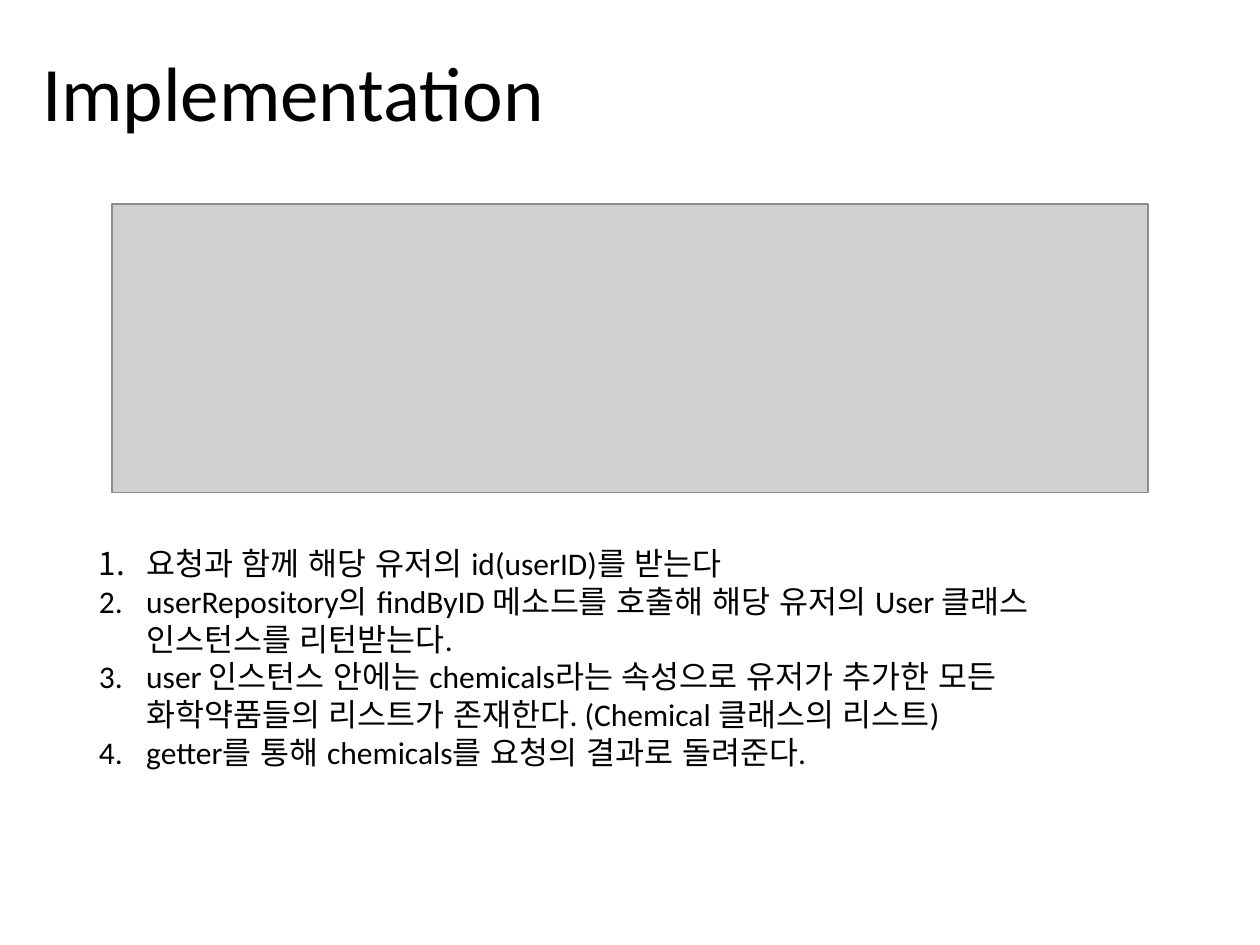
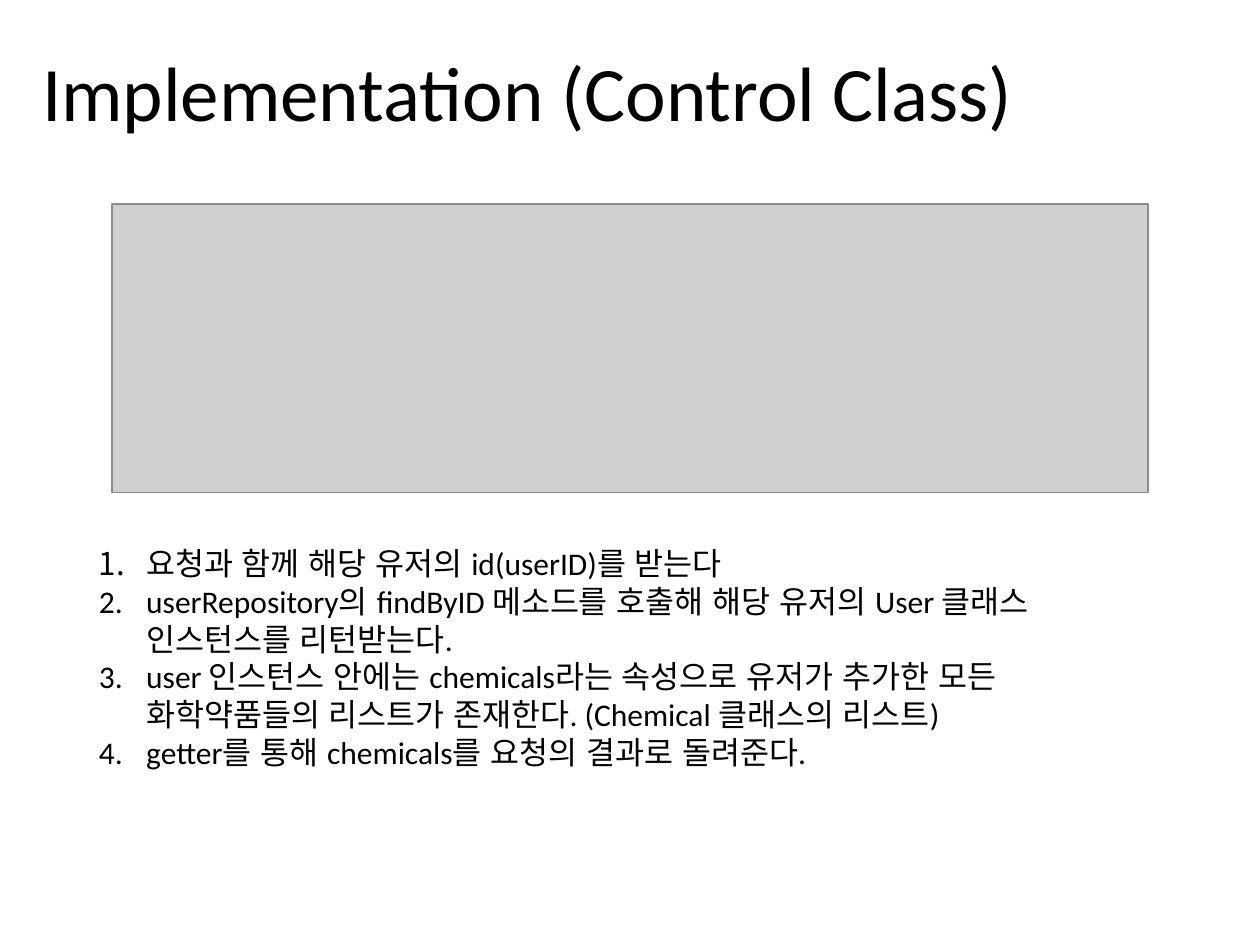
Before and after one commit to jisukim97/ChemicalManagementApplication, a slide deck: slide 7 of Document/2_Software Architect Documentation/Software Architecture Documentation 1.0.pptx. Drawn at 1260x945 pixels with LibreOffice and Linux fonts; fonts in the diff are those of the drawing; grey boxes stand for pictures. Boxes give left, top, right and bottom in pixels: in the first picture for what was removed or moved away, otherwise in the second. Text is boxed around its words. In the diff, an @@ line names an element or a change of style, - is before the commit and + after.

Commit message:
Update SAD

```diff
--- a/Document/2_Software Architect Documentation/Software Architecture Documentation 1.0.pptx
+++ b/Document/2_Software Architect Documentation/Software Architecture Documentation 1.0.pptx
@@ title at [42, 65, 1012, 134]: text changed @@
-Implementation
+Implementation (Control Class)
```
Also in this commit, not shown: 1 other slide changed.
